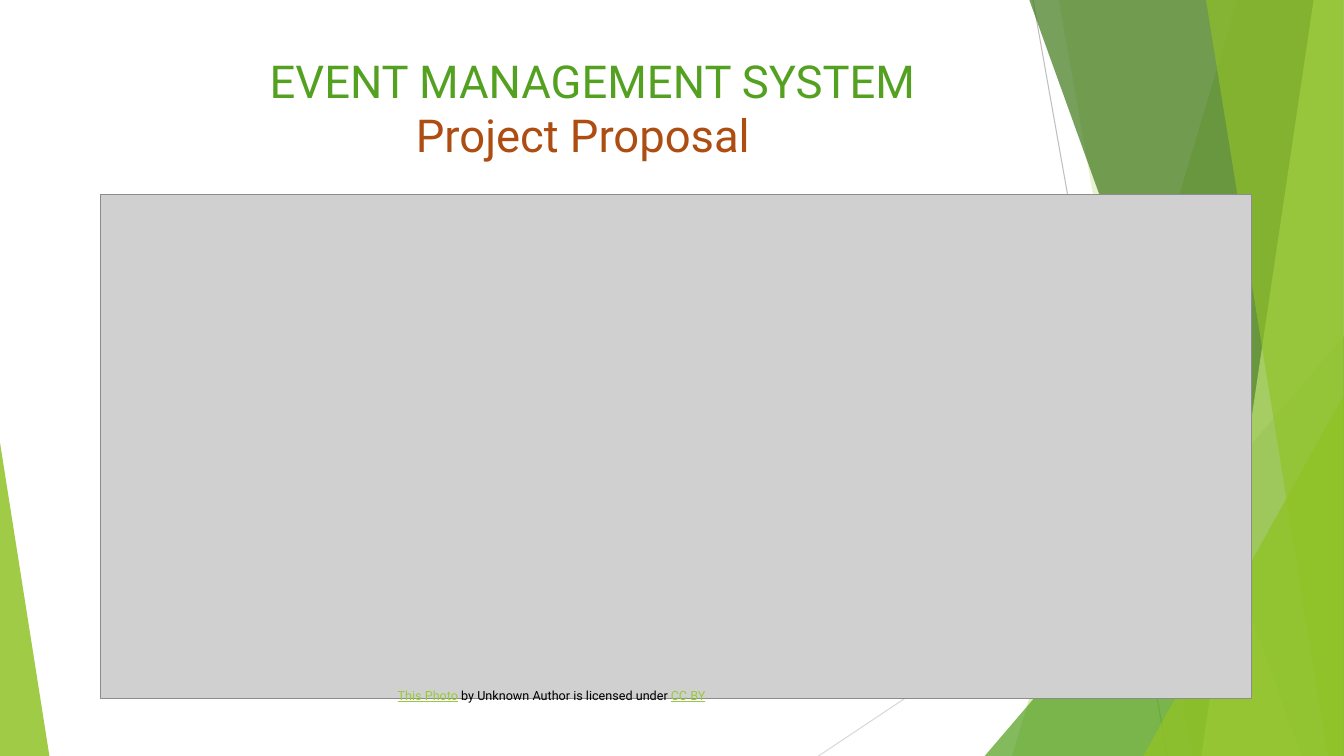
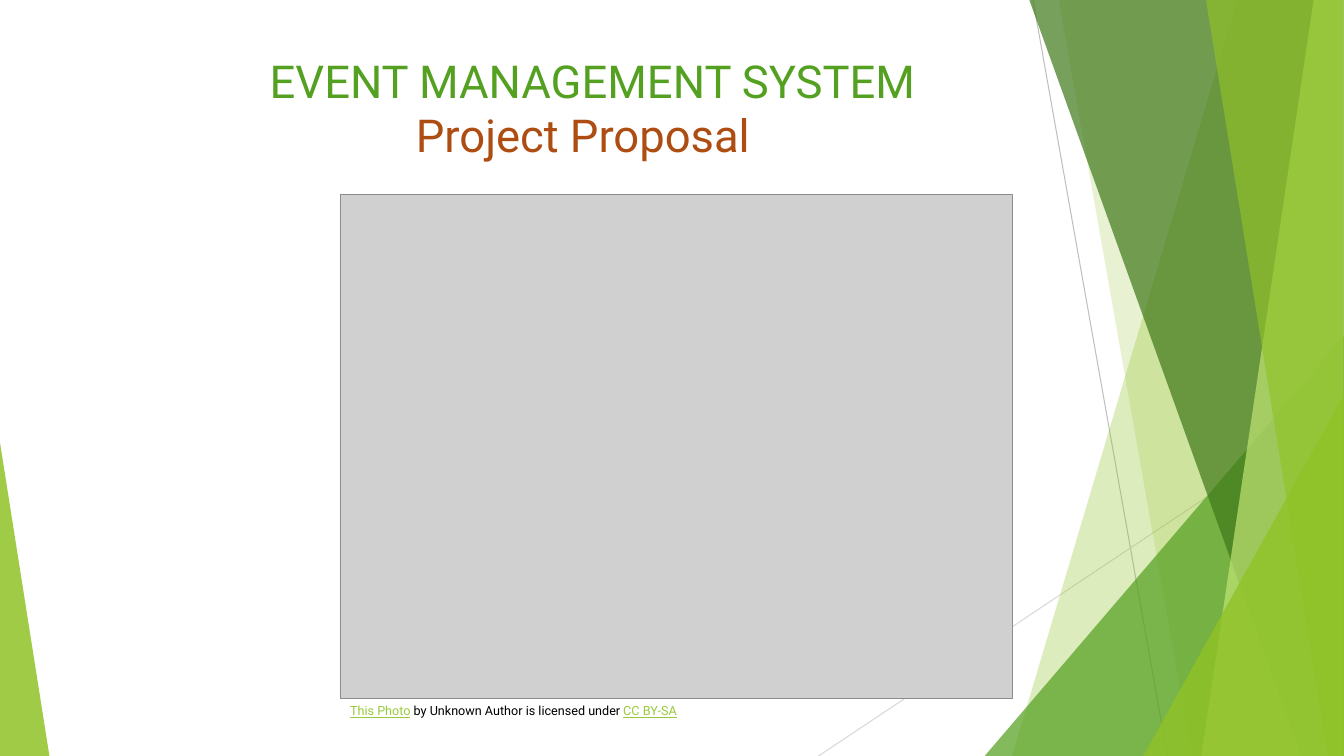
Before and after one commit to azmira-khatun/core_php, a slide deck: slide 1 of project-proposal/p.ppt.pptx. Drawn at 1344x756 pixels with LibreOffice and Linux fonts; fonts in the diff are those of the drawing; grey boxes stand for pictures. Boxes give left, top, right and bottom in pixels: in the first picture for what was removed or moved away, otherwise in the second. Text is boxed around its words. In the diff, an @@ line names an element or a change of style, - is before the commit and + after.

```diff
--- a/project-proposal/p.ppt.pptx
+++ b/project-proposal/p.ppt.pptx
@@ picture: place and size @@
-picture at [101,195,1252,699]
+picture at [341,195,1013,699]
@@ text at [350,705,677,718]: text changed @@
-This Photo by Unknown Author is licensed under CC BY
+This Photo by Unknown Author is licensed under CC BY-SA
```
Also in this commit, not shown: 2 slides added, 1 slide removed, 2 other files.
